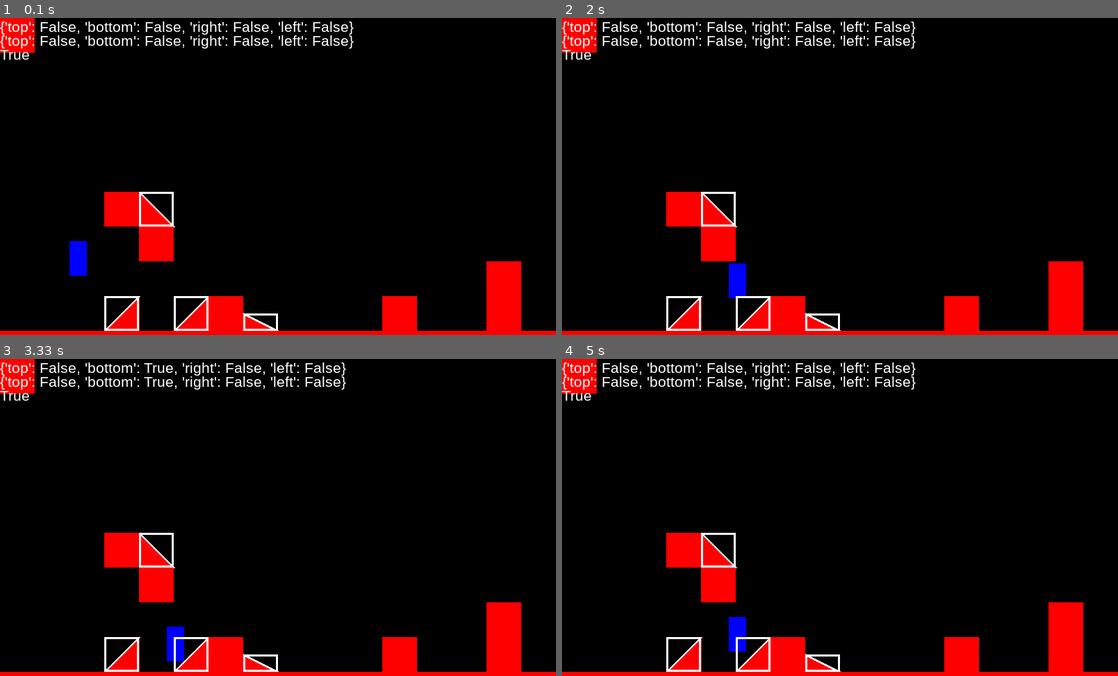
Above: before the commit, frames 1-4 (two rows, left to right).
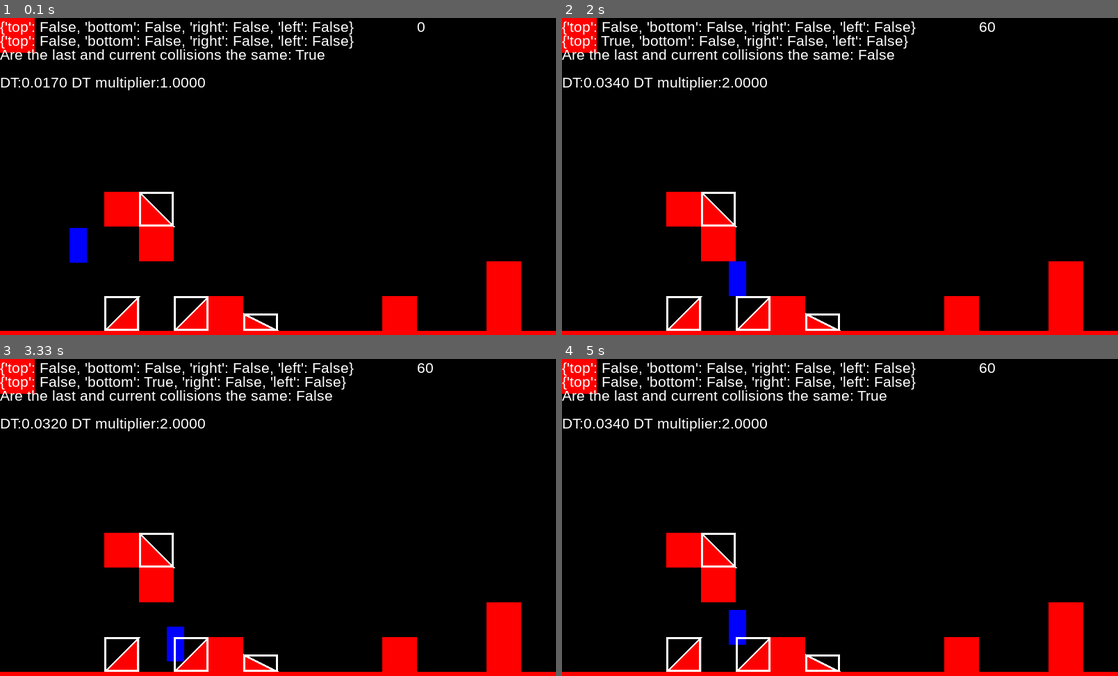
Above: after the commit, the same moments.

Repository: tea-enjoyer11/PlatformerGame0
Game: pygame game, started from app.py
Same seed, same stepped clock (60 frames per second), same inputs: the game is played once before the commit and once after it.
Inputs:
- Up to frame 1 (0.1 s): no input
- Up to frame 2 (2 s): hold D 0.33-0.8 s; hold Up 0.33-0.8 s; hold Tab 0.83-1.3 s; hold Up 0.83-1.3 s; tap Space at 0.9, 1.2, 1.4, 1.7, 1.9 s; hold Up 1.33-1.8 s; hold Down from 1.83 s (still down)
- Up to frame 3 (3.33 s): release Down at 2.13 s; hold Up 2.17-2.53 s; tap Space at 2.23, 2.63, 3.03 s; hold Down 2.57-2.93 s; hold Up 2.97-3.27 s; hold Down from 3.3 s (still down)
- Up to frame 4 (5 s): tap Space at 3.37, 3.7, 4.1, 4.5, 4.83 s; release Down at 3.6 s; hold Up 3.63-4 s; hold Down 4.03-4.4 s; hold Up 4.43-4.73 s; hold Down from 4.77 s (still down)

The runs differ from the first frame. In frame 1, 1.5% of the frame differs, in the area x 0-77%, y 1-82%; in frame 2, 2.2%, in the area x 0-78%, y 1-89%; in frame 3, 1.9%; in frame 4, 1.4%.

Commit message:
dt, dt multiplier, debug text, reorganisation

Diff:
--- a/app.py
+++ b/app.py
@@ -75,14 +75,21 @@
         self.rect = Rect(pos.x, pos.y, 25, 50)
         self.vertical_momentum = 0
 
-        self.min_step_height = 1  # in TILESIZE Größe gerechnet
+        self.min_step_height = .5  # in TILESIZE Größe gerechnet
 
         self._last_pos = Vector2(0)
 
         self._collision_types = {'top': False, 'bottom': False, 'right': False, 'left': False}
         self._last_collision_types = {'top': False, 'bottom': False, 'right': False, 'left': False}
 
-    def move(self, movement: Sequence[float], tiles: list[Tile]):
+    def _is_steppable(self, tile: Rect):
+        top_point = tile.y - tile.height
+        return top_point - self.pos.y <= self.min_step_height * TILESIZE and self._last_collision_types["bottom"]
+
+    def _is_steppable_ramp(self, ramp: Ramp):
+        return TILESIZE * ramp.elevation <= self.min_step_height * TILESIZE
+
+    def move(self, movement: Sequence[float], tiles: list[Tile], dt: float):
         self._last_pos = self.pos.copy()
         self._last_collision_types = self._collision_types.copy()
         normal_tiles = [tile_rect(t) for t in tiles if t.type == TileType.TILE]  # make list of all normal tile rects
@@ -90,28 +97,27 @@
 
         # handle standard collisions
         collision_types = {'top': False, 'bottom': False, 'right': False, 'left': False}
-        self.pos[0] += movement[0]
+        self.pos[0] += movement[0] * dt
         self.rect.x = int(self.pos[0])
         tile_hit_list = collision_test(self.rect, normal_tiles)
         for t in tile_hit_list:
             top_point = t.y - t.height
-            steppable = top_point - (self.pos.y) <= self.min_step_height * TILESIZE
             if movement[0] > 0:
                 self.rect.right = t.left
                 collision_types['right'] = True
-                if steppable is True and self._last_collision_types["bottom"] is True:
+                if self._is_steppable(t):
                     self.rect.bottom = t.top
                     collision_types['bottom'] = True
                     self.pos[1] = self.rect.y - 1  # kleiner offset, damit der Spieler nicht an der Kante stecken bleibt
             elif movement[0] < 0:
                 self.rect.left = t.right
                 collision_types['left'] = True
-                if steppable and self._last_collision_types["bottom"]:
+                if self._is_steppable(t):
                     self.rect.bottom = t.top
                     collision_types['bottom'] = True
                     self.pos[1] = self.rect.y - 1  # kleiner offset, damit der Spieler nicht an der Kante stecken bleibt
             self.pos[0] = self.rect.x
-        self.pos[1] += movement[1]
+        self.pos[1] += movement[1] * dt
         self.rect.y = int(self.pos[1])
         tile_hit_list = collision_test(self.rect, normal_tiles)
         for t in tile_hit_list:
@@ -136,7 +142,7 @@
                 max_ramp_height = TILESIZE * ramp.elevation
                 ramp_height = 0  # eine Art offset height
 
-                steppable = TILESIZE * ramp.elevation <= self.min_step_height * TILESIZE
+                steppable = self._is_steppable_ramp(ramp)
 
                 border_collision_threshold = 5
                 if ramp.type == TileType.RAMP_RIGHT:
@@ -192,17 +198,20 @@
 
 right = False
 left = False
-speed = 5
-
+speed = 200
+dt_multiplicator = 1.0
 # Loop ------------------------------------------------------- #
 while True:
+    dt = mainClock.tick(0) * 0.001
+    dt *= dt_multiplicator
 
     # Background --------------------------------------------- #
     screen.fill((0, 0, 0))
 
     # Player ------------------------------------------------- #
-    p.vertical_momentum += 1
-    p.vertical_momentum = min(p.vertical_momentum, 15)
+    max_gravity = 1200
+    p.vertical_momentum += 700 * dt
+    p.vertical_momentum = min(p.vertical_momentum, max_gravity)
     player_movement = [0, p.vertical_momentum]
 
     if right:
@@ -210,7 +219,7 @@
     if left:
         player_movement[0] -= speed
 
-    collisions = p.move(player_movement, tiles)
+    collisions = p.move(player_movement, tiles, dt)
     if (collisions['bottom']) or (collisions['top']):
         p.vertical_momentum = 0
 
@@ -265,10 +274,14 @@
     cols = font.render(f"{collisions}", True, "white")
     lcols = font.render(f"{p._last_collision_types}", True, "white")
     s = collisions == p._last_collision_types
-    cols_same = font.render(f"{s}", True, "white")
+    cols_same = font.render(f"Are the last and current collisions the same: {s}", True, "white")
+    fps_surf = font.render(f"{mainClock.get_fps():.0f}", True, "white")
+    dt_surf = font.render(f"DT:{dt:.4f} DT multiplier:{dt_multiplicator:.4f}", True, "white")
     screen.blit(cols, (0, 0))
     screen.blit(lcols, (0, 20))
     screen.blit(cols_same, (0, 40))
+    screen.blit(fps_surf, (600, 0))
+    screen.blit(dt_surf, (0, 80))
 
     # Buttons ------------------------------------------------ #
     for event in pygame.event.get():
@@ -284,9 +297,13 @@
             if event.key == pygame.K_a:
                 left = True
             if event.key == pygame.K_SPACE:
-                p.vertical_momentum = -16
+                p.vertical_momentum = -350
             if event.key == pygame.K_TAB:
-                speed = 5 if speed == 1 else 1
+                speed = 200 if speed == 200 else 100
+            if event.key == pygame.K_UP:
+                dt_multiplicator = min(5, dt_multiplicator + 0.5)
+            if event.key == pygame.K_DOWN:
+                dt_multiplicator = max(0, dt_multiplicator - 0.5)
         if event.type == pygame.KEYUP:
             if event.key == pygame.K_d:
                 right = False
@@ -295,4 +312,3 @@
 
     # Update ------------------------------------------------- #
     pygame.display.update()
-    mainClock.tick(60)
Not shown, changed: todo.md
